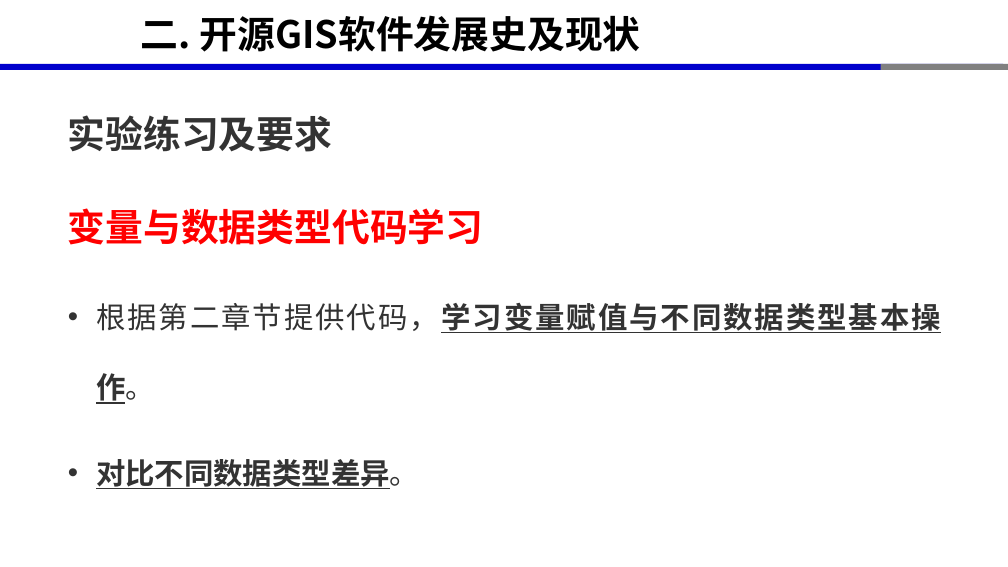
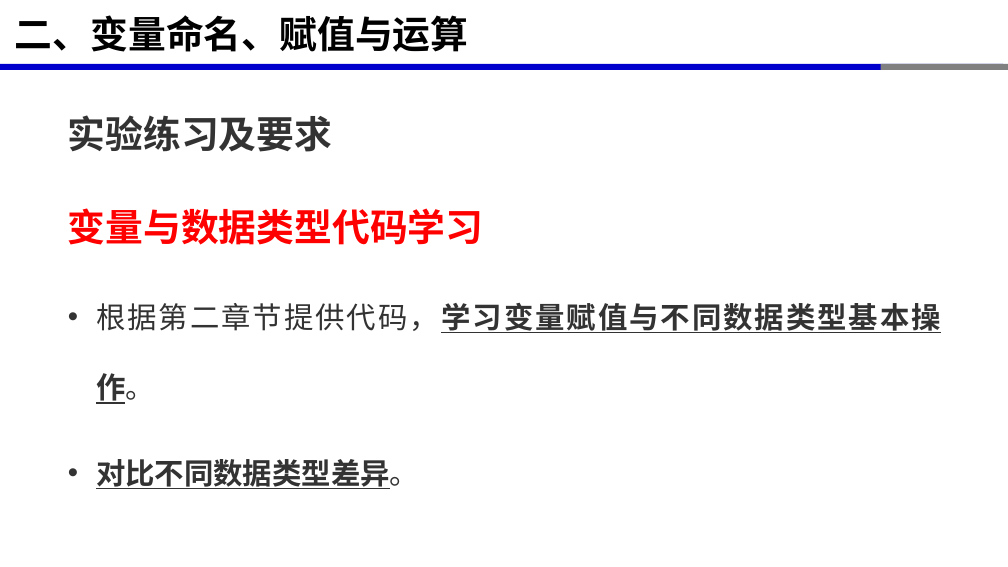
Before and after one commit to xinluo2018/programming-basics, a slide deck: slide 27 of 第2章-变量与数据类型/第2章-变量与数据类型.pptx (slide 26 before the commit). Drawn at 1008x567 pixels with LibreOffice and Linux fonts; fonts in the diff are those of the drawing. Boxes give left, top, right and bottom in pixels: in the first picture for what was removed or moved away, otherwise in the second. Text is boxed around its words. In the diff, an @@ line names an element or a change of style, - is before the commit and + after.

```diff
--- a/第2章-变量与数据类型/第2章-变量与数据类型.pptx
+++ b/第2章-变量与数据类型/第2章-变量与数据类型.pptx
@@ title at <box>15,15,469,52</box>: text changed @@
-二. 开源GIS软件发展史及现状
+二、变量命名、赋值与运算
```
Also in this commit, not shown: 16 other slides changed, 1 slide added, 10 other files.
